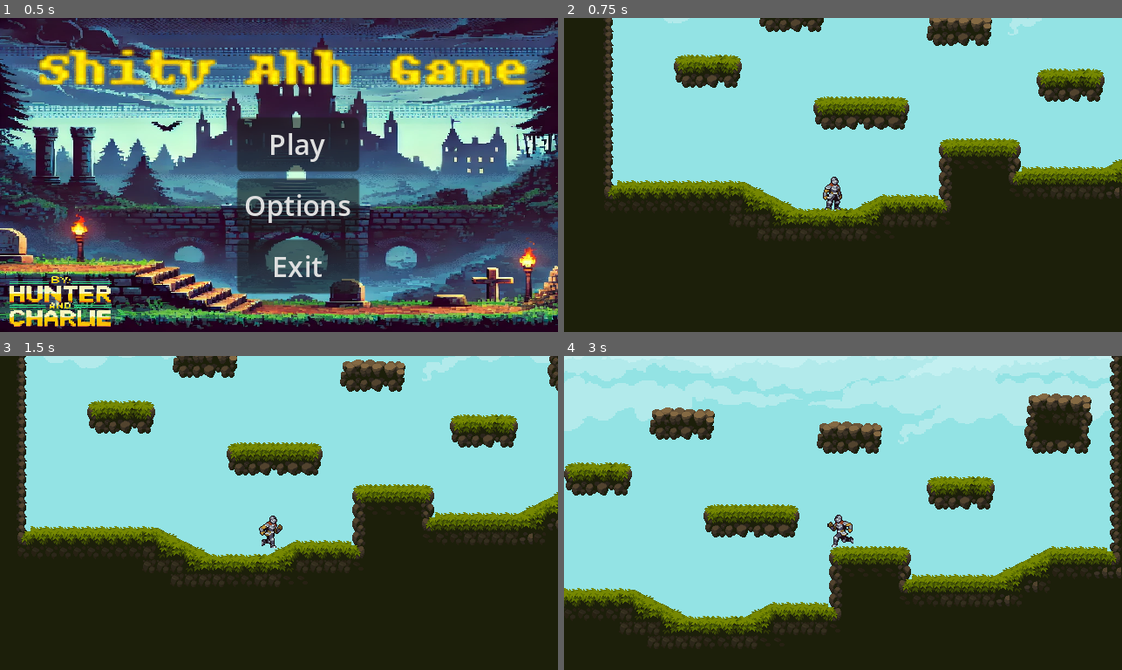
Above: before the commit, frames 1-4 (two rows, left to right).
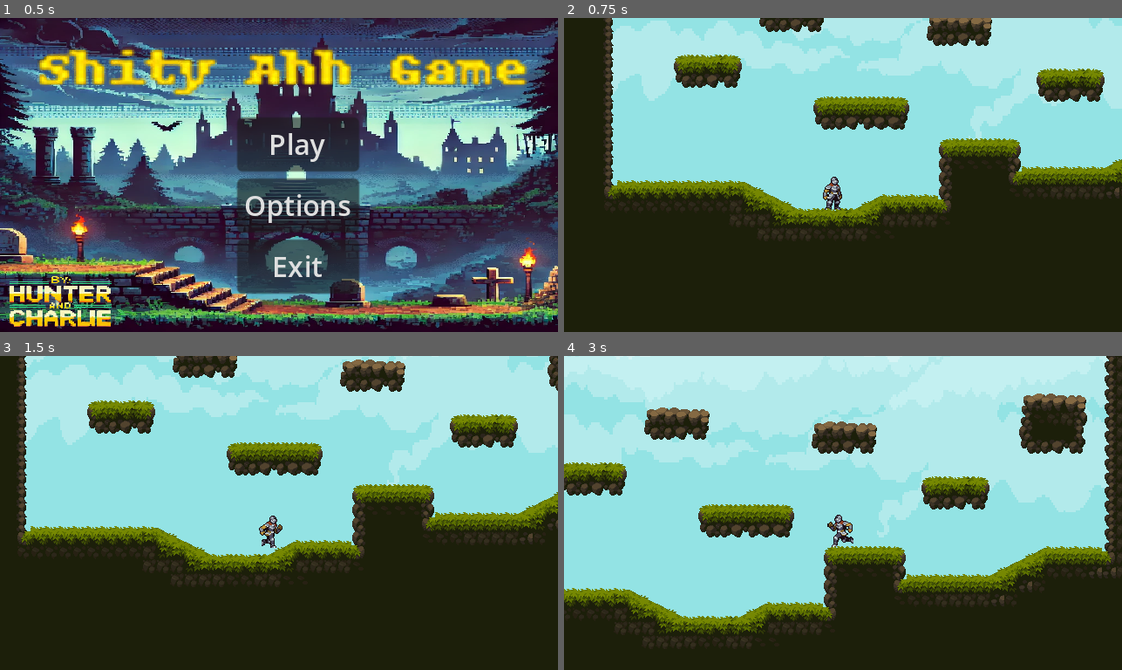
Above: after the commit, the same moments.

Repository: HunterB88/godot-4-platformer
Game: Godot game, scene res://scenes/menu.tscn
The game is run twice, just before and just after one commit, with the same random seed, the same clock (stepped at 60 frames per second) and the same inputs.
Inputs (mouse positions are in pixels of both pictures, inside the frame that each line leads up to):
- Up to frame 1 (0.5 s): no input
- Up to frame 2 (0.75 s): click "Play" at 0.5 s
- Up to frame 3 (1.5 s): move the mouse to (401, 497) at 1.27 s; hold D (right) from 1.28 s (still down); click (401, 497) at 1.35 s
- Up to frame 4 (3 s): tap Space (jump) at 1.52, 2.27 s; move the mouse to (731, 528) at 2.02 s; click (731, 528) at 2.1 s; move the mouse to (898, 443) at 2.77 s; release D (right) at 2.78 s; hold A (left) from 2.78 s (still down); click (898, 443) at 2.85 s

Frame 1 is identical in both runs. In frame 2, 13% of the frame differs, in the area x 8-100%, y 0-39%; in frame 3, 15%; in frame 4, 26%, in the area x 0-100%, y 0-91%.

Commit message:
fixed collisions and added moving backround

Diff:
--- a/scenes/world.tscn
+++ b/scenes/world.tscn
@@ -8,7 +8,7 @@
 resource_name = "Forest"
 texture = ExtResource("2_low6v")
 0:0/0 = 0
-0:0/0/physics_layer_0/polygon_0/points = PackedVector2Array(-8, 4.0625, 8, 4, 8, 8, -8, 8)
+0:0/0/physics_layer_0/polygon_0/points = PackedVector2Array(-1.375, 4.25, 8, 4, 8, 8, -4.625, 8)
 1:0/0 = 0
 1:0/0/physics_layer_0/polygon_0/points = PackedVector2Array(-8, 4.0625, 8, 4, 8, 8, -8, 8)
 2:0/0 = 0
@@ -16,7 +16,7 @@
 3:0/0 = 0
 3:0/0/physics_layer_0/polygon_0/points = PackedVector2Array(-8, 4.0625, 8, 4, 8, 8, -8, 8)
 4:0/0 = 0
-4:0/0/physics_layer_0/polygon_0/points = PackedVector2Array(-8, 4.0625, 8, 4, 8, 8, -8, 8)
+4:0/0/physics_layer_0/polygon_0/points = PackedVector2Array(-8, 4.0625, 0.375, 4.125, 4.25, 8, -8, 8)
 6:0/0 = 0
 6:0/0/physics_layer_0/polygon_0/points = PackedVector2Array(4.625, 5.4375, 8, 4, 8, 8, 0.375, 8)
 7:0/0 = 0
@@ -32,7 +32,7 @@
 21:0/0 = 0
 22:0/0 = 0
 0:1/0 = 0
-0:1/0/physics_layer_0/polygon_0/points = PackedVector2Array(-8, -8, 8, -8, 8, 8, -8, 8)
+0:1/0/physics_layer_0/polygon_0/points = PackedVector2Array(-4.625, -8, 8, -8, 8, 8, -4.625, 8)
 1:1/0 = 0
 1:1/0/physics_layer_0/polygon_0/points = PackedVector2Array(-8, -8, 8, -8, 8, 8, -8, 8)
 2:1/0 = 0
@@ -40,7 +40,7 @@
 3:1/0 = 0
 3:1/0/physics_layer_0/polygon_0/points = PackedVector2Array(-8, -8, 8, -8, 8, 8, -8, 8)
 4:1/0 = 0
-4:1/0/physics_layer_0/polygon_0/points = PackedVector2Array(-8, -8, 8, -8, 8, 8, -8, 8)
+4:1/0/physics_layer_0/polygon_0/points = PackedVector2Array(-8, -8, 4.25, -8, 4.125, 8, -8, 8)
 5:1/0 = 0
 5:1/0/physics_layer_0/polygon_0/points = PackedVector2Array(-8, 4.5625, 8, -3.625, 8, 8, -8, 8)
 6:1/0 = 0
@@ -64,7 +64,7 @@
 23:1/0 = 0
 24:1/0 = 0
 0:2/0 = 0
-0:2/0/physics_layer_0/polygon_0/points = PackedVector2Array(-8, -8, 8, -8, 8, 8, -8, 8)
+0:2/0/physics_layer_0/polygon_0/points = PackedVector2Array(-4.625, -8, 8, -8, 8, 8, -4.625, 8)
 1:2/0 = 0
 1:2/0/physics_layer_0/polygon_0/points = PackedVector2Array(-8, -8, 8, -8, 8, 8, -8, 8)
 2:2/0 = 0
@@ -72,7 +72,7 @@
 3:2/0 = 0
 3:2/0/physics_layer_0/polygon_0/points = PackedVector2Array(-8, -8, 8, -8, 8, 8, -8, 8)
 4:2/0 = 0
-4:2/0/physics_layer_0/polygon_0/points = PackedVector2Array(-8, -8, 8, -8, 8, 8, -8, 8)
+4:2/0/physics_layer_0/polygon_0/points = PackedVector2Array(-8, -8, 4.25, -8, 4.125, 8, -8, 8)
 5:2/0 = 0
 5:2/0/physics_layer_0/polygon_0/points = PackedVector2Array(-8, -8, 8, -8, 8, 8, -8, 8)
 6:2/0 = 0
@@ -96,7 +96,7 @@
 23:2/0 = 0
 24:2/0 = 0
 0:3/0 = 0
-0:3/0/physics_layer_0/polygon_0/points = PackedVector2Array(-8, -8, 8, -8, 8, 8, -8, 8)
+0:3/0/physics_layer_0/polygon_0/points = PackedVector2Array(-4.625, -8, 8, -8, 8, 8, -4.625, 8)
 1:3/0 = 0
 1:3/0/physics_layer_0/polygon_0/points = PackedVector2Array(-8, -8, 8, -8, 8, 8, -8, 8)
 2:3/0 = 0
@@ -104,7 +104,7 @@
 3:3/0 = 0
 3:3/0/physics_layer_0/polygon_0/points = PackedVector2Array(-8, -8, 8, -8, 8, 8, -8, 8)
 4:3/0 = 0
-4:3/0/physics_layer_0/polygon_0/points = PackedVector2Array(-8, -8, 8, -8, 8, 8, -8, 8)
+4:3/0/physics_layer_0/polygon_0/points = PackedVector2Array(-8, -8, 4.25, -8, 4.125, 8, -8, 8)
 5:3/0 = 0
 5:3/0/physics_layer_0/polygon_0/points = PackedVector2Array(-8, -8, 8, -8, 8, 8, -8, 8)
 6:3/0 = 0
@@ -122,7 +122,7 @@
 21:3/0 = 0
 22:3/0 = 0
 0:4/0 = 0
-0:4/0/physics_layer_0/polygon_0/points = PackedVector2Array(-8, -8, 8, -8, 8, 8, -8, 8)
+0:4/0/physics_layer_0/polygon_0/points = PackedVector2Array(-4.625, -8, 8, -8, 8, 8, 2.47501, 4.14402, -4, -0.375)
 1:4/0 = 0
 1:4/0/physics_layer_0/polygon_0/points = PackedVector2Array(-8, -8, 8, -8, 8, 8, -8, 8)
 2:4/0 = 0
@@ -130,7 +130,7 @@
 3:4/0 = 0
 3:4/0/physics_layer_0/polygon_0/points = PackedVector2Array(-8, -8, 8, -8, 8, 8, -8, 8)
 4:4/0 = 0
-4:4/0/physics_layer_0/polygon_0/points = PackedVector2Array(-8, -8, 8, -8, 8, 8, -8, 8)
+4:4/0/physics_layer_0/polygon_0/points = PackedVector2Array(-8, -8, 4.25, -8, 3.125, 0, 0.125, 6.75, -8, 8)
 5:4/0 = 0
 5:4/0/physics_layer_0/polygon_0/points = PackedVector2Array(-8, -8, 8, -8, 8, 8, -8, 8)
 6:4/0 = 0
@@ -151,7 +151,7 @@
 23:4/0 = 0
 24:4/0 = 0
 0:5/0 = 0
-0:5/0/physics_layer_0/polygon_0/points = PackedVector2Array(-8, 5.6875, 8, 5.6875, 8, 8, -8, 8)
+0:5/0/physics_layer_0/polygon_0/points = PackedVector2Array(0.75, 5.75, 8, 5.6875, 8, 8, -1.625, 8)
 1:5/0 = 0
 1:5/0/physics_layer_0/polygon_0/points = PackedVector2Array(-8, 5.6875, 8, 5.6875, 8, 8, -8, 8)
 2:5/0 = 0
@@ -159,7 +159,7 @@
 3:5/0 = 0
 3:5/0/physics_layer_0/polygon_0/points = PackedVector2Array(-8, 5.6875, 8, 5.6875, 8, 8, -8, 8)
 4:5/0 = 0
-4:5/0/physics_layer_0/polygon_0/points = PackedVector2Array(-8, 5.6875, 8, 5.6875, 8, 8, -8, 8)
+4:5/0/physics_layer_0/polygon_0/points = PackedVector2Array(-8, 5.6875, -0.125, 6, 4.25, 8, -8, 8)
 5:5/0 = 0
 6:5/0 = 0
 7:5/0 = 0
@@ -177,7 +177,7 @@
 23:5/0 = 0
 24:5/0 = 0
 0:6/0 = 0
-0:6/0/physics_layer_0/polygon_0/points = PackedVector2Array(-8, -8, 8, -8, 8, 8, -8, 8)
+0:6/0/physics_layer_0/polygon_0/points = PackedVector2Array(-1.625, -8, 8, -8, 8, 8, -1.875, 8)
 1:6/0 = 0
 1:6/0/physics_layer_0/polygon_0/points = PackedVector2Array(-8, -8, 8, -8, 8, 8, -8, 8)
 2:6/0 = 0
@@ -185,7 +185,7 @@
 3:6/0 = 0
 3:6/0/physics_layer_0/polygon_0/points = PackedVector2Array(-8, -8, 8, -8, 8, 8, -8, 8)
 4:6/0 = 0
-4:6/0/physics_layer_0/polygon_0/points = PackedVector2Array(-8, -8, 8, -8, 8, 8, -8, 8)
+4:6/0/physics_layer_0/polygon_0/points = PackedVector2Array(-8, -8, 3.875, -8, 3.75, 8, -8, 8)
 5:6/0 = 0
 6:6/0 = 0
 7:6/0 = 0
@@ -198,7 +198,7 @@
 21:6/0 = 0
 22:6/0 = 0
 0:7/0 = 0
-0:7/0/physics_layer_0/polygon_0/points = PackedVector2Array(-8, -8, 8, -8, 8, 8, -8, 8)
+0:7/0/physics_layer_0/polygon_0/points = PackedVector2Array(-1.625, -8, 8, -8, 8, 8, -1.875, 8)
 1:7/0 = 0
 1:7/0/physics_layer_0/polygon_0/points = PackedVector2Array(-8, -8, 8, -8, 8, 8, -8, 8)
 2:7/0 = 0
@@ -206,7 +206,7 @@
 3:7/0 = 0
 3:7/0/physics_layer_0/polygon_0/points = PackedVector2Array(-8, -8, 8, -8, 8, 8, -8, 8)
 4:7/0 = 0
-4:7/0/physics_layer_0/polygon_0/points = PackedVector2Array(-8, -8, 8, -8, 8, 8, -8, 8)
+4:7/0/physics_layer_0/polygon_0/points = PackedVector2Array(-8, -8, 3.875, -8, 3.75, 8, -8, 8)
 5:7/0 = 0
 9:7/0 = 0
 10:7/0 = 0
@@ -222,7 +222,7 @@
 23:7/0 = 0
 24:7/0 = 0
 0:8/0 = 0
-0:8/0/physics_layer_0/polygon_0/points = PackedVector2Array(-8, -8, 8, -8, 8, 8, -8, 8)
+0:8/0/physics_layer_0/polygon_0/points = PackedVector2Array(-1.625, -8, 8, -8, 8, 8, -1.875, 8)
 1:8/0 = 0
 1:8/0/physics_layer_0/polygon_0/points = PackedVector2Array(-8, -8, 8, -8, 8, 8, -8, 8)
 2:8/0 = 0
@@ -230,7 +230,7 @@
 3:8/0 = 0
 3:8/0/physics_layer_0/polygon_0/points = PackedVector2Array(-8, -8, 8, -8, 8, 8, -8, 8)
 4:8/0 = 0
-4:8/0/physics_layer_0/polygon_0/points = PackedVector2Array(-8, -8, 8, -8, 8, 8, -8, 8)
+4:8/0/physics_layer_0/polygon_0/points = PackedVector2Array(-8, -8, 3.875, -8, 3.75, 8, -8, 8)
 5:8/0 = 0
 6:8/0 = 0
 7:8/0 = 0
@@ -249,7 +249,7 @@
 23:8/0 = 0
 24:8/0 = 0
 0:9/0 = 0
-0:9/0/physics_layer_0/polygon_0/points = PackedVector2Array(-8, -8, 8, -8, 8, 8, -8, 8)
+0:9/0/physics_layer_0/polygon_0/points = PackedVector2Array(-1.625, -8, 8, -8, 8, 8, -1.5, 1.5)
 1:9/0 = 0
 1:9/0/physics_layer_0/polygon_0/points = PackedVector2Array(-8, -8, 8, -8, 8, 8, -8, 8)
 2:9/0 = 0
@@ -257,7 +257,7 @@
 3:9/0 = 0
 3:9/0/physics_layer_0/polygon_0/points = PackedVector2Array(-8, -8, 8, -8, 8, 8, -8, 8)
 4:9/0 = 0
-4:9/0/physics_layer_0/polygon_0/points = PackedVector2Array(-8, -8, 8, -8, 8, 8, -8, 8)
+4:9/0/physics_layer_0/polygon_0/points = PackedVector2Array(-8, -8, 3.875, -8, 1.75, 3.375, -8, 8)
 5:9/0 = 0
 6:9/0 = 0
 7:9/0 = 0
@@ -545,12 +545,13 @@
 [node name="World" type="Node2D"]
 
 [node name="Parallax2D" type="Parallax2D" parent="."]
+scroll_scale = Vector2(0.8, 0.8)
 
 [node name="Background" type="TextureRect" parent="Parallax2D"]
-offset_left = -318.0
-offset_top = -407.0
-offset_right = 480.0
-offset_bottom = -3.0
+offset_left = -454.0
+offset_top = -447.0
+offset_right = 535.0
+offset_bottom = 335.0
 texture = ExtResource("1_22ssy")
 
 [node name="player" parent="." instance=ExtResource("1_n3pon")]
